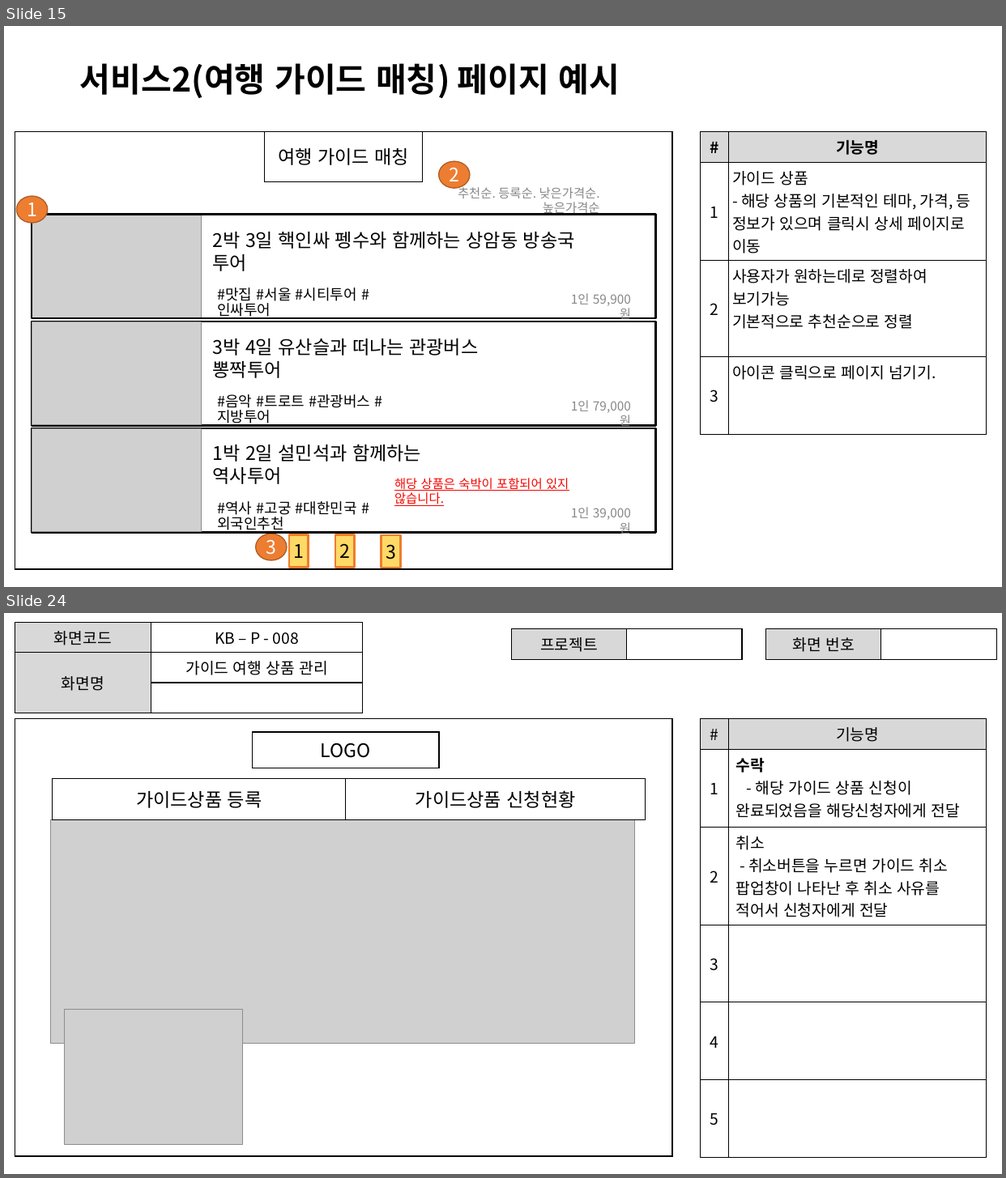
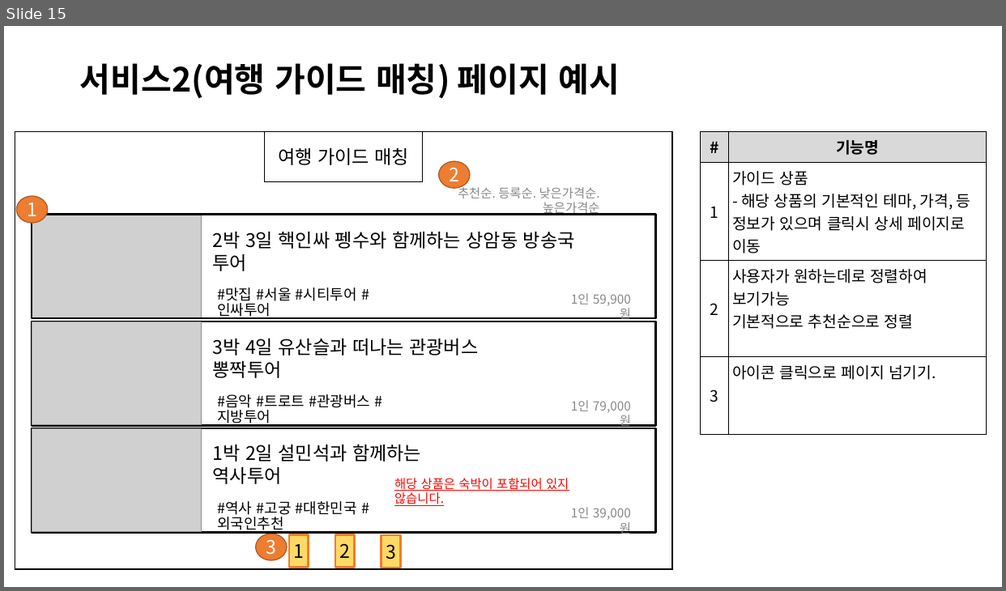
Before and after one commit to ezenteam2/TripMate, a slide deck: 0131 project02 최종발표 2조.pptx. Shown one above the other, each under a label of ours: slides 15 and 24 before the commit, slide 15 after it; the slides between them are not shown. The pictures are 1006x1178 and 1006x591 pixels, drawn with LibreOffice and Linux fonts; fonts in the diff are those of the drawing; grey boxes stand for pictures. Boxes give left, top, right and bottom in pixels: in the first picture for what was removed or moved away, otherwise in the second. Text is boxed around its words. In the diff, an @@ line names an element or a change of style, - is before the commit and + after.

```diff
--- a/0131 project02 최종발표 2조.pptx
+++ b/0131 project02 최종발표 2조.pptx
@@ slide 24 removed at (4, 613, 1002, 1174), background #FFFFFF @@
@@ table removed at (15, 623, 363, 701), 3 rows, 2 columns @@
-화면코드 | KB – P - 008
-화면명 | 가이드 여행 상품 관리
- | 
@@ table removed at (512, 629, 742, 656), 1 rows, 2 columns @@
-프로젝트 | 
@@ table removed at (766, 629, 997, 656), 1 rows, 2 columns @@
-화면 번호 | 
@@ rectangle removed at (15, 718, 671, 1157) @@
@@ rectangle removed at (253, 732, 440, 768) @@
-LOGO
@@ table removed at (701, 718, 987, 1157), 6 rows, 2 columns @@
-# | 기능명
-1 | 수락 / - 해당 가이드 상품 신청이 완료되었음을 해당신청자에게 전달
-2 | 취소 / - 취소버튼을 누르면 가이드 취소 팝업창이 나타난 후 취소 사유를 적어서 신청자에게 전달
-3 | 
-4 | 
-5 | 
@@ rectangle removed at (53, 778, 346, 820) @@
-가이드상품 등록
@@ rectangle removed at (345, 778, 645, 820) @@
-가이드상품 신청현황
@@ picture removed at (50, 820, 634, 1043) @@
@@ picture removed at (64, 1010, 242, 1145) @@
```
Also in this commit, not shown: 8 slides changed, 4 slides added, 24 other slides removed.
